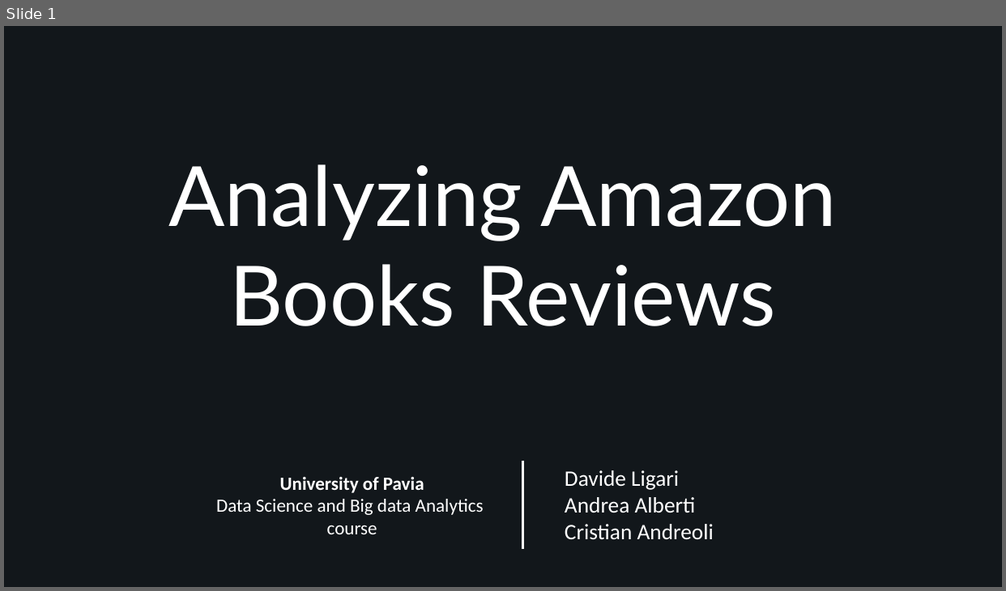
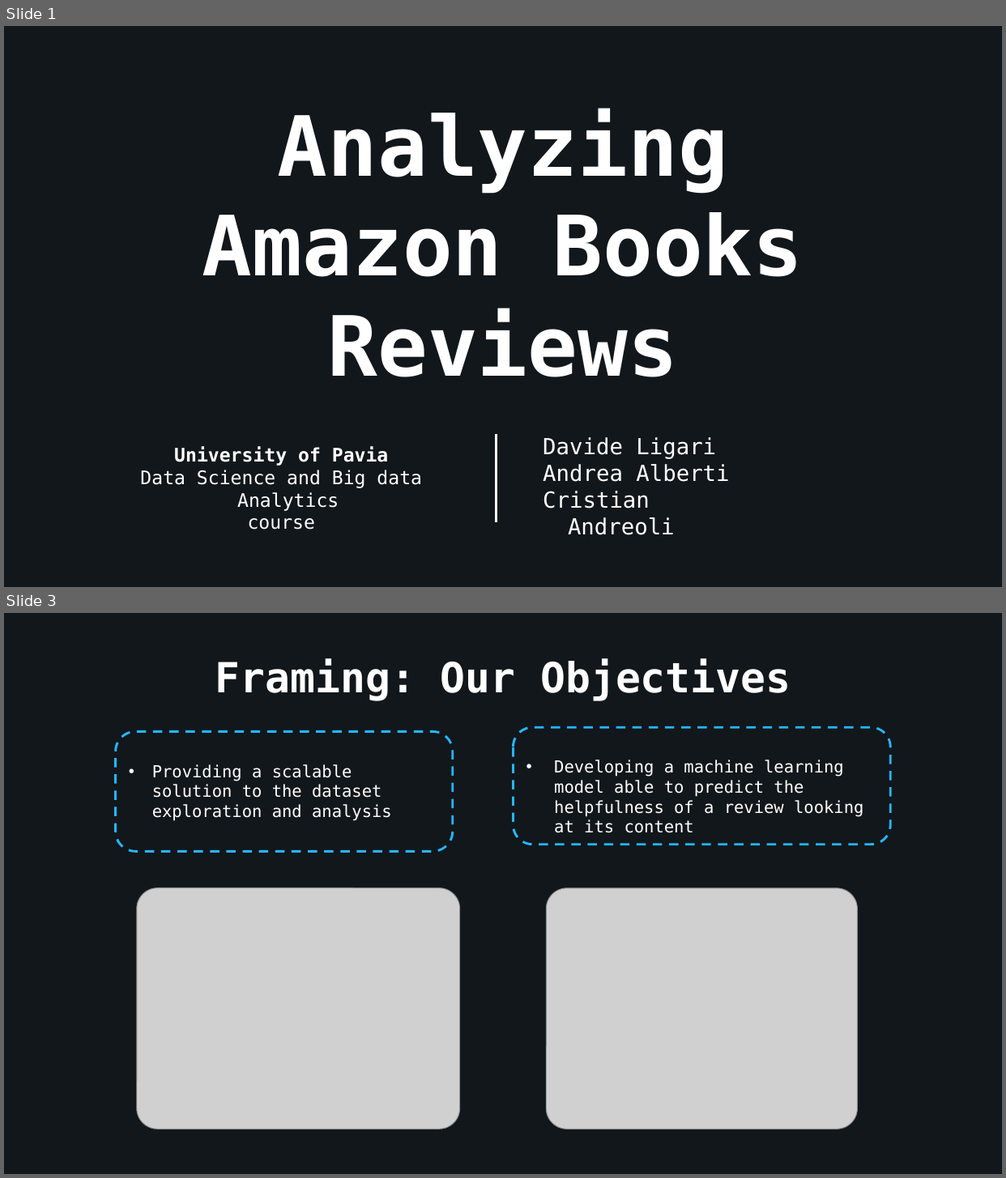
Before and after one commit to AndreaAlberti07/Amazon-books-reviews-ML, a slide deck: presentation/Presentation.pptx. Shown one above the other, each under a label of ours: slide 1 before the commit, slides 1 and 3 after it; the slides between them are not shown. The pictures are 1006x591 and 1006x1178 pixels, drawn with LibreOffice and Linux fonts; fonts in the diff are those of the drawing; grey boxes stand for pictures; background and template pictures are left out. Boxes give left, top, right and bottom in pixels: in the first picture for what was removed or moved away, otherwise in the second. Text is boxed around its words. In the diff, an @@ line names an element or a change of style, - is before the commit and + after.

```diff
--- a/presentation/Presentation.pptx
+++ b/presentation/Presentation.pptx
@@ slide 3 added at [4, 613, 1002, 1174], background #12171B @@
@@ title added at [215, 659, 791, 701], 40 pt, text #FFFFFF, bold @@
+Framing: Our Objectives
@@ rounded rectangle added at [116, 731, 453, 851], outline #25B6FF 2.25 pt dashed, 16 pt, text #FFFFFF @@
+• Providing a scalable solution to the dataset exploration and analysis
@@ rounded rectangle added at [513, 727, 890, 845], outline #25B6FF 2.25 pt dashed, 16 pt, text #FFFFFF @@
+      • Developing a machine learning model able to predict the helpfulness of a review looking at its content
@@ picture added at [137, 888, 460, 1130] @@
@@ picture added at [546, 888, 858, 1130] @@
@@ slide 1 changed as well @@
@@ title "Analyzing Amazon Books Reviews" at [202, 109, 803, 378]: font Lato to DejaVu Sans Mono, bold on @@
@@ text "University of Pavia" at [140, 446, 422, 511]: font Calibri to DejaVu Sans Mono @@
@@ text "University of Pavia": place and size @@
-text "University of Pavia" at [216, 477, 484, 535]
+text "University of Pavia" at [140, 446, 422, 511]
@@ line moved from (522, 461) - (522, 549) to (496, 434) - (496, 523) @@
@@ subtitle "Davide Ligari": place and size @@
-subtitle "Davide Ligari" at [565, 471, 714, 540]
+subtitle "Davide Ligari" at [543, 437, 729, 535]
@@ subtitle "Davide Ligari" at [543, 437, 729, 535]: font Calibri to DejaVu Sans Mono @@
```
Also in this commit, not shown: 8 other slides changed, 13 other slides added, 8 slides removed.
